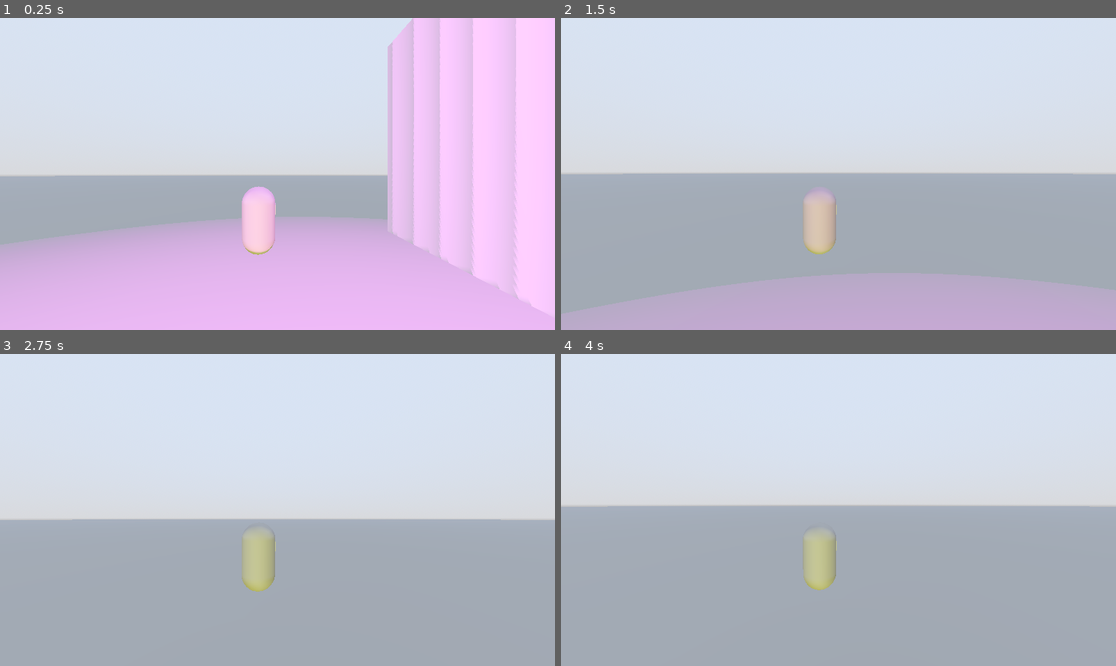
Above: before the commit, frames 1-4 (two rows, left to right).
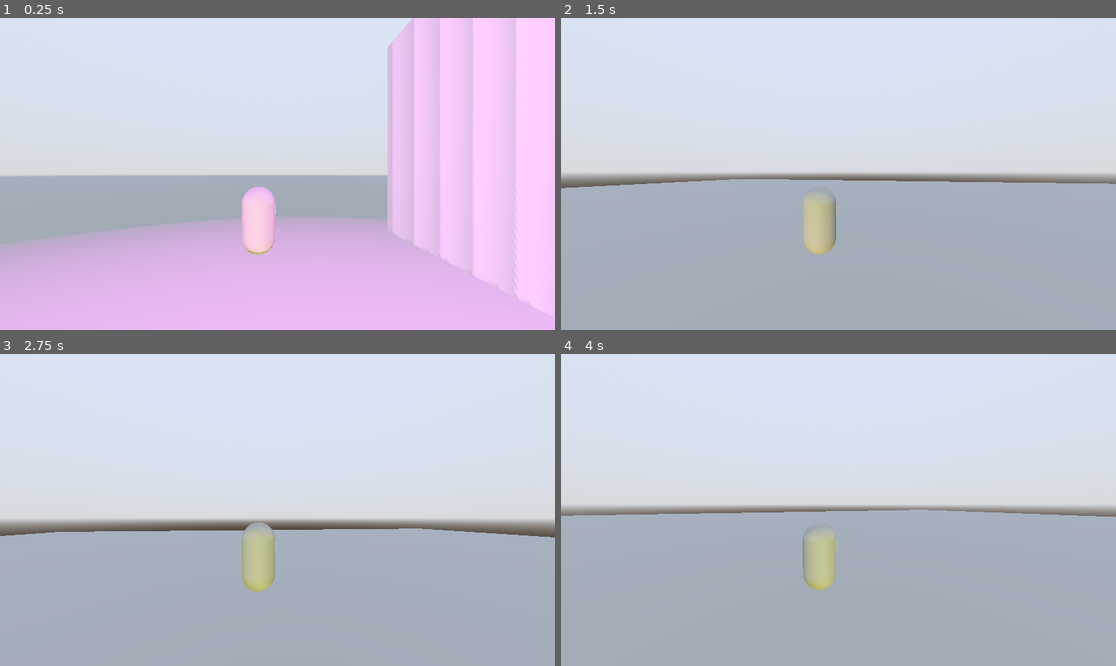
Above: after the commit, the same moments.

Repository: sky406/sorcerergame
Game: Godot game, scene res://testscene.tscn
Same seed, same stepped clock (60 frames per second), same inputs: the game is played once before the commit and once after it. The project has no main scene, so this scene is started directly.
Inputs (mouse positions are in pixels of both pictures, inside the frame that each line leads up to):
- Up to frame 1 (0.25 s): no input
- Up to frame 2 (1.5 s): tap Enter at 0.5 s; move the mouse to (866, 174) at 0.52 s; hold W (moveForward) from 0.53 s (still down); tap Space (jump) at 0.6, 0.77, 1.07, 1.35 s; click (866, 174) at 0.67 s; move the mouse to (810, 174) at 1.27 s; click (810, 174) at 1.42 s
- Up to frame 3 (2.75 s): keep holding W (moveForward); tap Space (jump) at 1.52, 1.82, 2.1 s; move the mouse to (288, 503) at 2.02 s; click (288, 503) at 2.17 s
- Up to frame 4 (4 s): keep holding W (moveForward); tap Space (jump) at 2.75, 2.85, 3.02, 3.32, 3.6, 3.77 s; move the mouse to (832, 516) at 2.77 s; click (832, 516) at 2.92 s; move the mouse to (877, 513) at 3.52 s; click (877, 513) at 3.67 s

The runs differ from the first frame. In frame 1, less than 0.1% of the frame differs, in the area x 79-80%, y 75-76%; in frame 2, 12%, in the area x 0-100%, y 49-100%; in frame 3, 3.1%; in frame 4, 1.7%.

Commit message:
moved camera controls to player script

Diff:
--- a/player/cameraOrbit.gd
+++ b/player/cameraOrbit.gd
@@ -11,10 +11,10 @@
 		mouseDelta = event.relative
 
 func _process(delta):
-	var rot = Vector3(mouseDelta.y,mouseDelta.x,0) * lookSensitivity * delta
-	rotation_degrees.x -=rot.x
-	print(rotation_degrees.x)
-	rotation_degrees.x = clamp(rotation_degrees.x,minLookAngle,maxLookAngle)
+	#var rot = Vector3(mouseDelta.y,mouseDelta.x,0) * lookSensitivity * delta
+	#rotation_degrees.x -=rot.x
+	#print(rotation_degrees.x)
+	#rotation_degrees.x = clamp(rotation_degrees.x,minLookAngle,maxLookAngle)
 	# TODO clean up this code for final;
 	#rotation_degrees.y +=rot.y
 	#print(rotation_degrees.y)
--- a/player/player_character.gd
+++ b/player/player_character.gd
@@ -1,10 +1,12 @@
 extends CharacterBody3D
 
 var speed = 10
-const jump_vel = 4.5
+const jump_vel = 30
 var gravity = ProjectSettings.get_setting("physics/3d/default_gravity")
 var mouse_delta:Vector2 = Vector2.ZERO
 @export var lookSensitivity:float = 15.0
+var horizontallook:float = 5
+var verticallook:float = 15
 
 func _process(delta):
 	#get_node("playermesh").rotation_degrees.y = get_node("cameraOrbit").rotation_degrees.y
@@ -20,9 +22,11 @@
 		#
 	#get_node("playermesh").rotation_degrees.y = mesh_rotationY
 	# camera movement
-	var rot = Vector3(mouse_delta.y,mouse_delta.x,0) * lookSensitivity * delta
-	pass
-
+	var rot = Vector3(mouse_delta.y,mouse_delta.x,0) * delta * lookSensitivity
+	#rotate_y(deg_to_rad(-rot.y))
+	rotation_degrees.y -=rot.y
+	rotatecameraX(rot.x)
+	mouse_delta = Vector2.ZERO
 
 func _physics_process(delta):
 
@@ -50,3 +54,13 @@
 func _input(event):
 	if event is InputEventMouseMotion:
 		mouse_delta = event.relative
+
+func rotatecameraX(rotation):
+	var currentrot = get_node("cameraOrbit").rotation_degrees.x
+	var minLookAngle:float = -90
+	var maxLookAngle:float = 60
+
+	currentrot -= rotation
+	currentrot = clamp(currentrot,minLookAngle,maxLookAngle)
+
+	get_node("cameraOrbit").rotation_degrees.x = currentrot
--- a/project.godot
+++ b/project.godot
@@ -85,3 +85,7 @@
 "events": [Object(InputEventJoypadMotion,"resource_local_to_scene":false,"resource_name":"","device":-1,"axis":3,"axis_value":-1.0,"script":null)
 ]
 }
+
+[physics]
+
+3d/default_gravity=15.0
